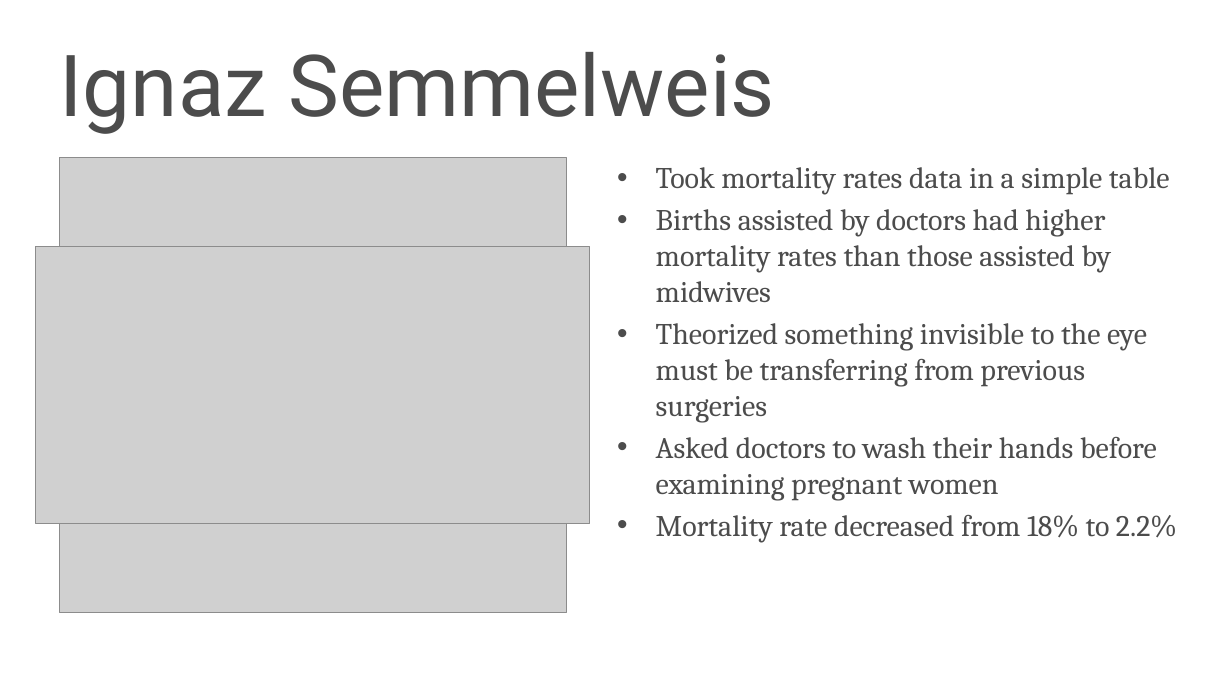
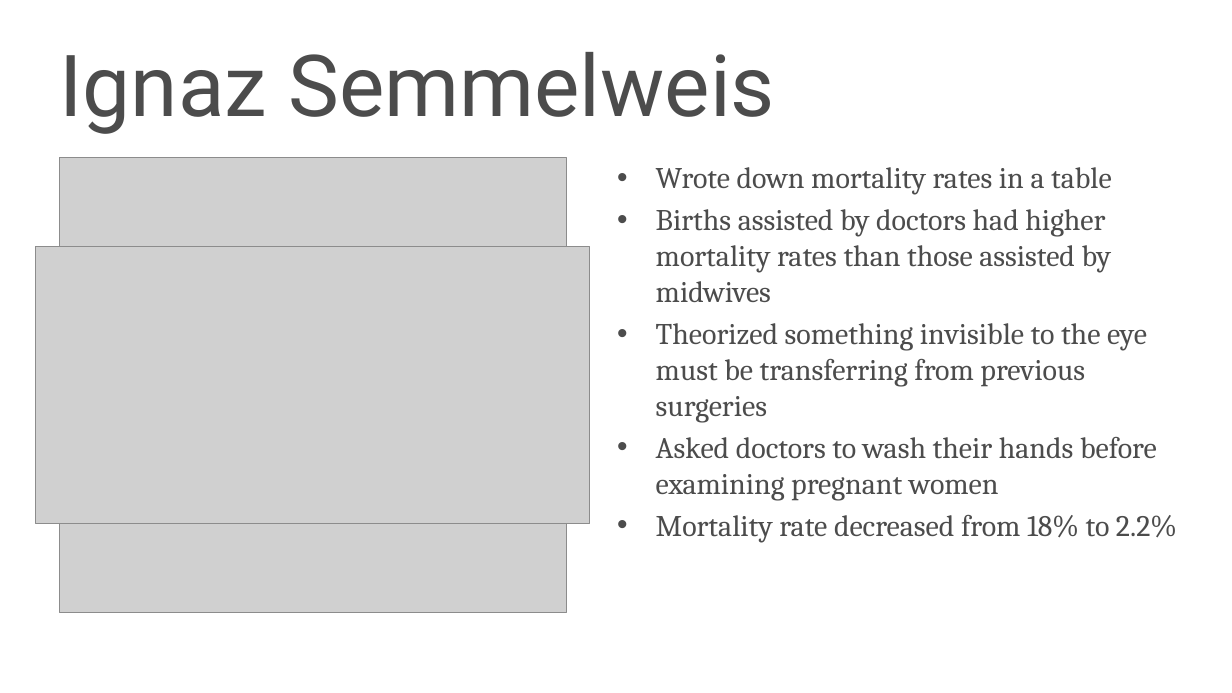
Before and after one commit to s-kyle-reed/data-lecture, a slide deck: slide 16 of lecture.pptx (slide 11 before the commit). Drawn at 1232x693 pixels with LibreOffice and Linux fonts; fonts in the diff are those of the drawing; grey boxes stand for pictures; background and template pictures are left out. Boxes give left, top, right and bottom in pixels: in the first picture for what was removed or moved away, otherwise in the second. Text is boxed around its words. In the diff, an @@ line names an element or a change of style, - is before the commit and + after.

```diff
--- a/lecture.pptx
+++ b/lecture.pptx
@@ text at (656, 167, 1112, 195): text changed @@
-• Took mortality rates data in a simple table
+• Wrote down mortality rates in a table
```
Also in this commit, not shown: 4 other slides changed, 7 slides added, 2 slides removed, 6 other files.
